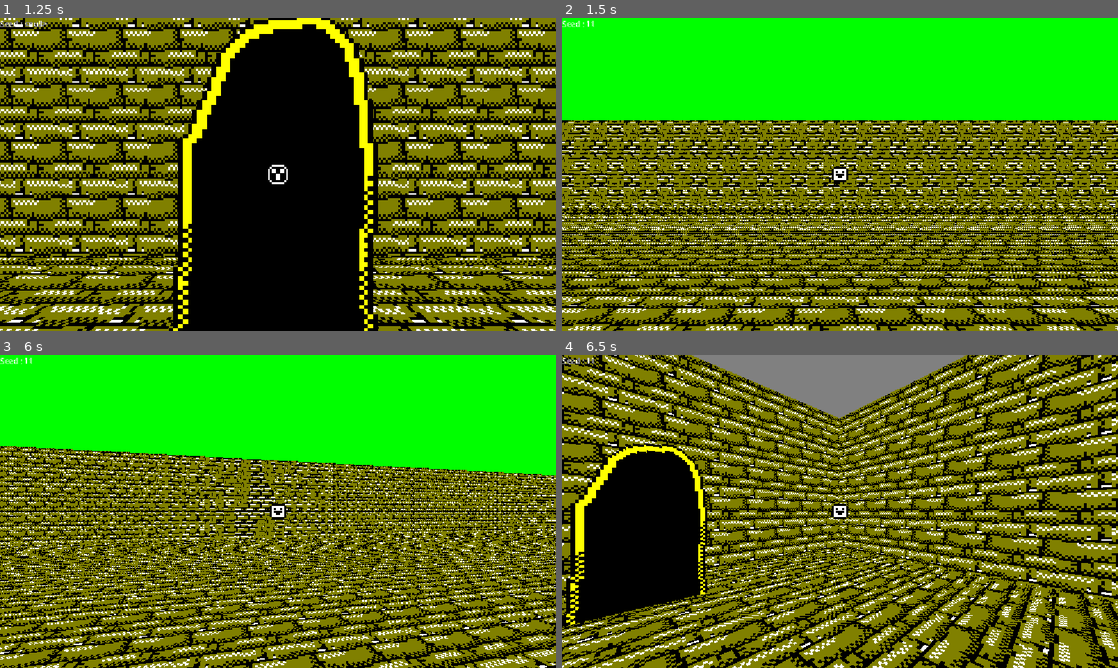
Above: before the commit, frames 1-4 (two rows, left to right).
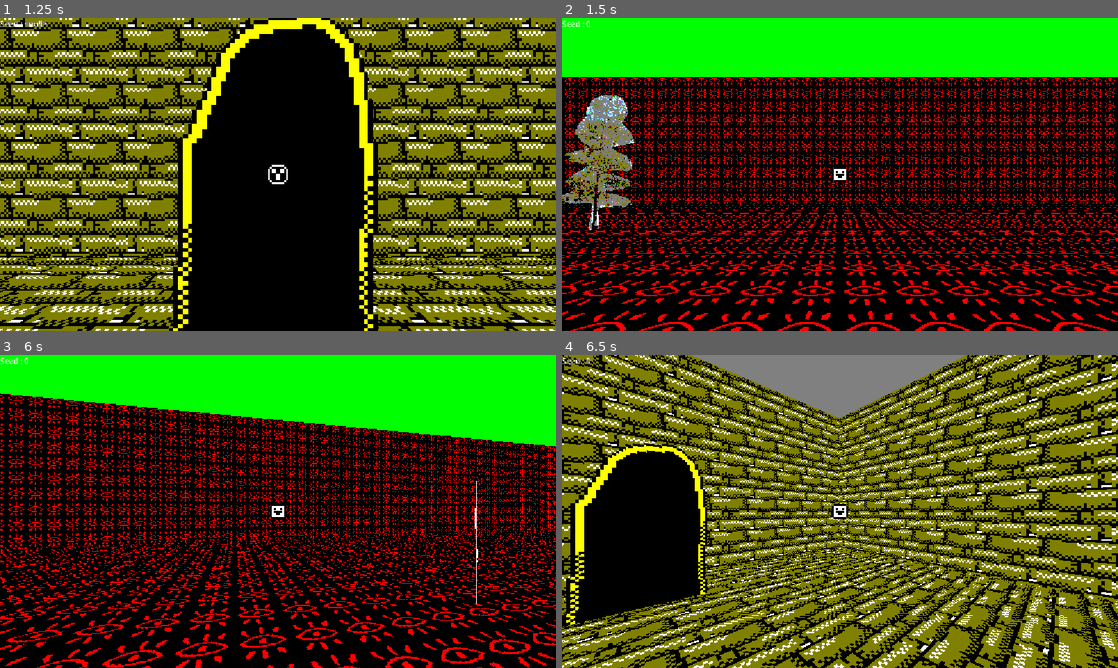
Above: after the commit, the same moments.

Repository: CrimsoneArt/REALAND-Walking-Sim
Game: Godot game, scene res://Scenes/SceneLoader.tscn
Same seed, same stepped clock (60 frames per second), same inputs: the game is played once before the commit and once after it.
Inputs:
- Up to frame 1 (1.25 s): tap Enter (Enter) at 0.5 s; hold W (Up) from 0.53 s (still down); tap T (PinchCheek) at 0.6 s
- Up to frame 2 (1.5 s): keep holding W (Up); tap Enter (Enter) at 1.35 s
- Up to frame 3 (6 s): tap T (PinchCheek) at 1.55, 2.1, 2.85, 3.8, 4.35, 5.1 s; tap Enter (Enter) at 3.6, 5.85 s; release W (Up) at 5.78 s; hold D (Right) from 5.78 s (still down)
- Up to frame 4 (6.5 s): keep holding D (Right); tap T (PinchCheek) at 6.05 s

Frame 1 is identical in both runs. In frame 2, 65% of the frame differs, in the area x 0-100%, y 0-100%; in frame 3, 63%; in frame 4, less than 0.1%.

Commit message:
Fixed variable rule and object generation in box dimension

Diff:
--- a/Objects/Door/DoorObject.tscn
+++ b/Objects/Door/DoorObject.tscn
@@ -4,11 +4,13 @@
 [ext_resource type="Texture2D" uid="uid://44rudu2fw800" path="res://Objects/Door/DoorPlaceHolder.png" id="2_k8bb4"]
 [ext_resource type="Script" uid="uid://cbgpvmrkx1dw3" path="res://Objects/ObjectVariablesComponent.gd" id="3_sd2m6"]
 [ext_resource type="PackedScene" uid="uid://cdnf6l5oawl3i" path="res://Objects/InteractabilityComponent.tscn" id="4_b613f"]
-[ext_resource type="Script" uid="uid://bjokdxs5441sl" path="res://Objects/ObjectVariableRules.gd" id="4_bfh6f"]
+[ext_resource type="Script" uid="uid://bjokdxs5441sl" path="res://Objects/ObjectVariableRule.gd" id="4_bfh6f"]
 
 [sub_resource type="Resource" id="Resource_bfh6f"]
 script = ExtResource("4_bfh6f")
 variable_name = "Seed"
+type = 1
+generate_random_int = true
 metadata/_custom_type_script = "uid://bjokdxs5441sl"
 
 [sub_resource type="CapsuleShape3D" id="CapsuleShape3D_k8bb4"]
--- a/Objects/ObjectSpawner.gd
+++ b/Objects/ObjectSpawner.gd
@@ -1,16 +1,12 @@
 class_name ObjectSpawner extends Node
 
-var RNG = RandomNumberGenerator.new()
 var DoorScene = preload("res://Objects/Door/DoorObject.tscn")
 
-func spawn_object(Seed:int,ObjectScene:PackedScene,Position:Vector3,ObjectVariables:={}):
-	RNG.seed = Seed
+func spawn_object(RNG,ObjectScene:PackedScene,Position:Vector3):
 	var ObjectNode = ObjectScene.instantiate()
 	if ObjectNode is StaticObject:
 		ObjectNode.position = Position
 		ObjectNode.rotation_degrees.y = RNG.randf_range(-360,360)
-		for key in ObjectVariables:
-			ObjectNode.SetObjectVariable(key,ObjectVariables[key])
-		if ObjectVariables == {}:
-			ObjectNode._generateRandomVariables(Seed)
+		ObjectNode.SetRandomVariables(RNG)
+
 	get_parent().add_child(ObjectNode)
--- a/Objects/ObjectVariableRules.gd
+++ b/Objects/ObjectVariableRule.gd
@@ -4,12 +4,14 @@
 
 @export var variable_name: String = ""
 @export var type: Type = Type.FLOAT
+@export var seed: int = 0
 
 @export_group("Numeric / Vector Ranges")
 @export var min_float: float = 0.0
 @export var max_float: float = 1.0
 @export var min_int: int = 0
 @export var max_int: int = 10
+@export var generate_random_int: bool = false
 @export var min_vector3: Vector3 = Vector3.ZERO
 @export var max_vector3: Vector3 = Vector3.ONE
 
@@ -20,29 +22,32 @@
 @export_group("String Choices")
 @export var string_options: Array[String] = []
 
-func generate(rng: RandomNumberGenerator):
+func generate(RNG: RandomNumberGenerator):
 	match type:
 		Type.FLOAT:
-			return rng.randf_range(min_float, max_float)
+			return RNG.randf_range(min_float, max_float)
 		Type.INT:
-			return rng.randi_range(min_int, max_int)
+			if generate_random_int:
+				return RNG.randi()
+			else:
+				return RNG.randi_range(min_int, max_int)
 		Type.BOOL:
-			return rng.randf() > 0.5
+			return RNG.randf() > 0.5
 		Type.COLOR_RANGE:
 			return Color(
-				rng.randf_range(min_color.r, max_color.r),
-				rng.randf_range(min_color.g, max_color.g),
-				rng.randf_range(min_color.b, max_color.b),
-				rng.randf_range(min_color.a, max_color.a)
+				RNG.randf_range(min_color.r, max_color.r),
+				RNG.randf_range(min_color.g, max_color.g),
+				RNG.randf_range(min_color.b, max_color.b),
+				RNG.randf_range(min_color.a, max_color.a)
 			)
 		Type.VECTOR3_RANGE:
 			return Vector3(
-				rng.randf_range(min_vector3.x, max_vector3.x),
-				rng.randf_range(min_vector3.y, max_vector3.y),
-				rng.randf_range(min_vector3.z, max_vector3.z)
+				RNG.randf_range(min_vector3.x, max_vector3.x),
+				RNG.randf_range(min_vector3.y, max_vector3.y),
+				RNG.randf_range(min_vector3.z, max_vector3.z)
 			)
 		Type.STRING_ARRAY:
 			if string_options.is_empty():
 				return ""
-			return string_options[rng.randi() % string_options.size()]
+			return string_options[RNG.randi() % string_options.size()]
 	return null
--- a/Objects/ObjectsLibrary/Tree3Object.gd
+++ b/Objects/ObjectsLibrary/Tree3Object.gd
@@ -2,7 +2,3 @@
 
 func _ready() -> void:
 	$CSGCombiner3D/CSGBox3D.size.y = objectVariablesComponent.GetObjectVariable("Height")
-
-func _generateRandomVariables(seed):
-	RNG.seed = seed
-	objectVariablesComponent.SetObjectVariable("Height",RNG.randf_range(RNG.randf_range(0,2),RNG.randf_range(8,10)))
--- a/Objects/StaticObject.gd
+++ b/Objects/StaticObject.gd
@@ -1,6 +1,5 @@
 class_name StaticObject extends StaticBody3D
 
-var RNG = RandomNumberGenerator.new()
 @export var objectVariablesComponent : ObjectVariablesComponent
 
 func SetObjectVariable(key:String, Value):
@@ -9,5 +8,14 @@
 func GetObjectVariable(key:String):
 	return objectVariablesComponent.GetObjectVariable(key)
 
-func _generateRandomVariables(seed:int):
-	pass
+func GenerateRandomVariableDictionary(RNG: RandomNumberGenerator) -> Dictionary:
+	var Generated := {}
+	for Rule in objectVariablesComponent.VariableRules:
+		if Rule and not Rule.variable_name.is_empty():
+			Generated[Rule.variable_name] = Rule.generate(RNG)
+	return Generated
+
+func SetRandomVariables(RNG: RandomNumberGenerator):
+	var Generated = GenerateRandomVariableDictionary(RNG)
+	for VariableKey in Generated:
+		objectVariablesComponent.SetObjectVariable(VariableKey,Generated[VariableKey])
--- a/Scenes/DimensionTypes/BoxDimensionType.gd
+++ b/Scenes/DimensionTypes/BoxDimensionType.gd
@@ -26,13 +26,11 @@
 
 	var Objects = pick_random_objects(Seed)
 
-
 	for Count in range(1,RNG.randi_range(2,10)):
-		ObjectSpawner.spawn_object(Seed,DoorObjectScene,generate_position(FloorSizeX,FloorSizeZ),{"Seed":RNG.randi()})
+		ObjectSpawner.spawn_object(RNG,DoorObjectScene,generate_position(FloorSizeX,FloorSizeZ))
 	for ObjectScene in Objects:
-
 		for Count in range(1,RNG.randi_range(2,10)):
-			ObjectSpawner.spawn_object(Seed,ObjectScene[0],generate_position(FloorSizeX,FloorSizeZ))
+			ObjectSpawner.spawn_object(RNG,ObjectScene[0],generate_position(FloorSizeX,FloorSizeZ))
 
 	var Materials = pick_random_materials(Seed)
 	Floor.material = Materials[RNG.randi() % Materials.size()]
--- a/Scenes/HubWorld.tscn
+++ b/Scenes/HubWorld.tscn
@@ -31,5 +31,5 @@
 
 [node name="ObjectVariablesComponent2" parent="DoorObject" unique_id=504571316 instance=ExtResource("4_avdaa")]
 Variables = {
-"Seed": 11
+"Seed": 0
 }
Renamed: Objects/ObjectVariableRules.gd.uid -> Objects/ObjectVariableRule.gd.uid
